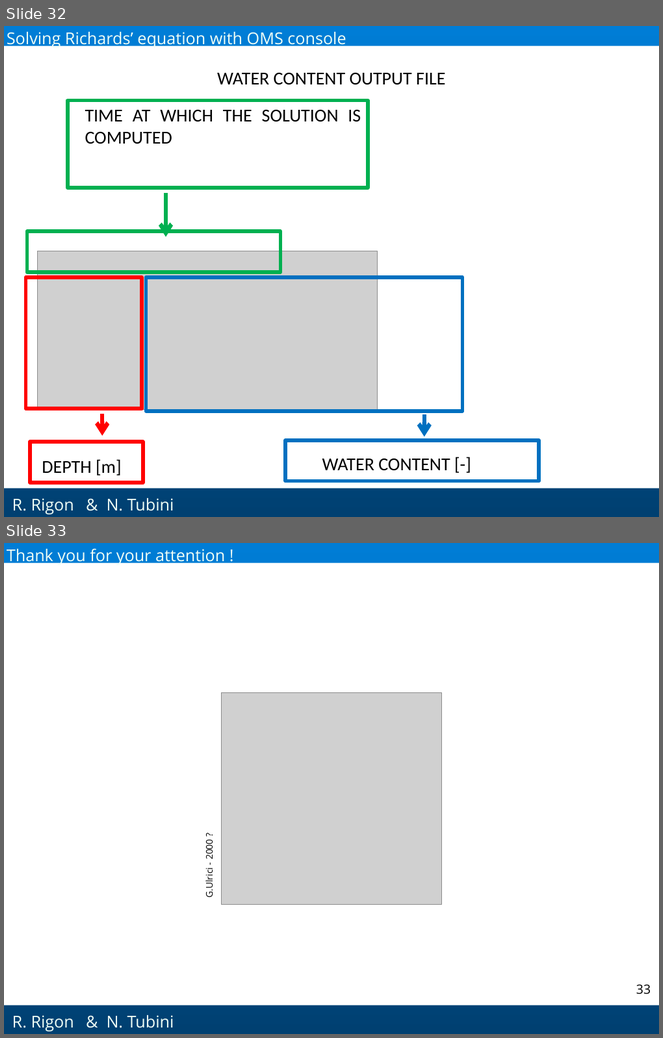
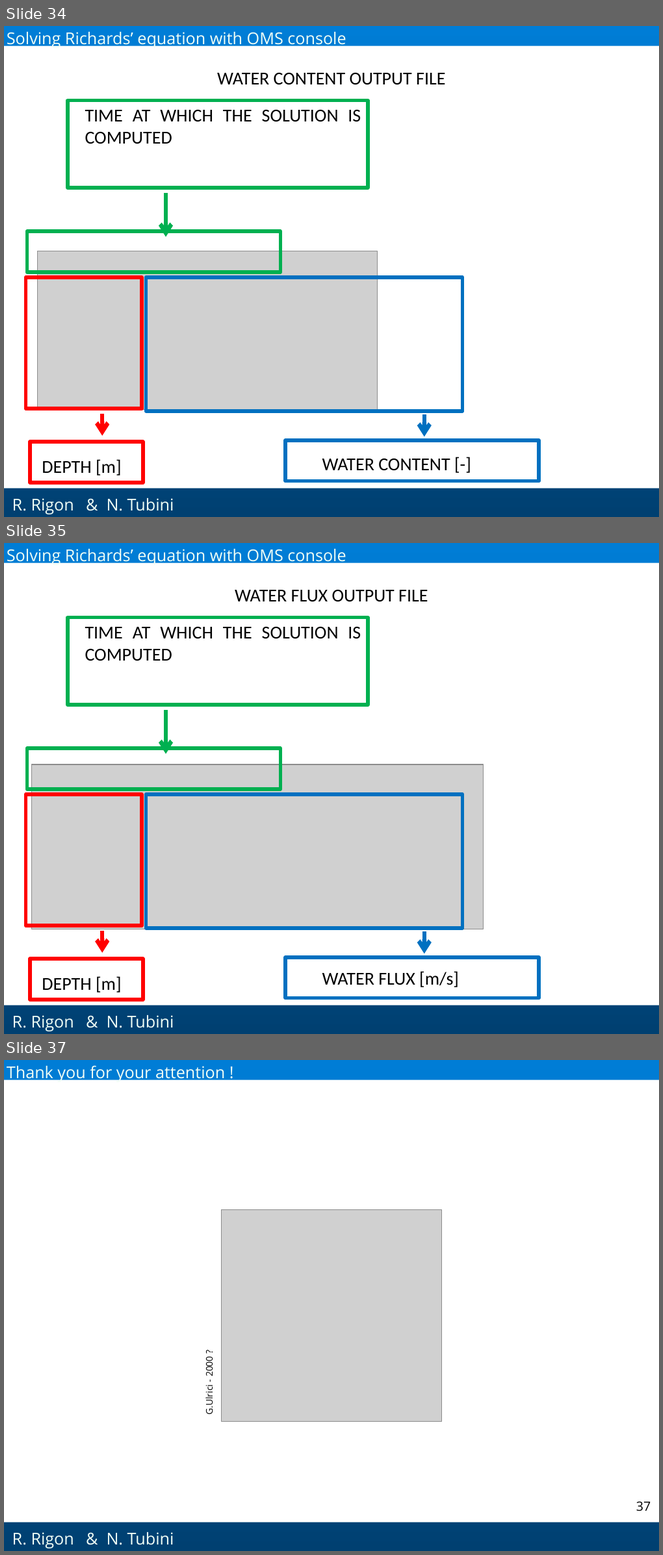
Before and after one commit to GEOframeOMSProjects/OMS_Project_Richards1D, a slide deck: Materials/Richards_English.pptx. Shown one above the other, each under a label of ours: slides 32 and 33 before the commit, slides 34, 35 and 37 after it; the slides between them are not shown. The pictures are 663x1038 and 663x1555 pixels, drawn with LibreOffice and Linux fonts; fonts in the diff are those of the drawing; grey boxes stand for pictures; background and template pictures are left out. Boxes give left, top, right and bottom in pixels: in the first picture for what was removed or moved away, otherwise in the second. Text is boxed around its words. In the diff, an @@ line names an element or a change of style, - is before the commit and + after.

Commit message:
Updated with the last modifications on the time step integration.

```diff
--- a/Materials/Richards_English.pptx
+++ b/Materials/Richards_English.pptx
@@ slide 35 added at box(4, 543, 659, 1034), background gradient #007DD6 to #004071; not listed: 2 template elements that a slide beside it also shows @@
@@ text added at box(7, 549, 346, 565), 18 pt, text #F1FEF6 @@
+Solving Richards’ equation with OMS console
@@ text added at box(235, 590, 428, 602), 20 pt, text #000000 @@
+WATER FLUX OUTPUT FILE
@@ rectangle added at box(68, 618, 367, 705), outline #00B050 4 pt @@
@@ text added at box(85, 626, 361, 661), 20 pt, text #000000 @@
+TIME AT WHICH THE SOLUTION IS COMPUTED
@@ arrow added from (166, 710) to (166, 754), #00B050 4.5 pt @@
@@ rectangle added at box(27, 749, 280, 789), outline #00B050 4 pt @@
@@ picture added at box(31, 765, 484, 929) @@
@@ rectangle added at box(25, 795, 142, 927), outline #FF0000 4 pt @@
@@ rectangle added at box(146, 795, 463, 928), outline #0070C0 4 pt @@
@@ arrow added from (102, 931) to (102, 953), #FF0000 4.5 pt @@
@@ arrow added from (425, 932) to (425, 954), #0070C0 4.5 pt @@
@@ rectangle added at box(29, 959, 143, 1000), outline #FF0000 4 pt @@
@@ rectangle added at box(285, 958, 540, 999), outline #0070C0 4 pt @@
@@ text added at box(322, 971, 459, 988), 20 pt, text #000000 @@
+WATER FLUX [m/s]
@@ text added at box(42, 977, 122, 993), 20 pt, text #000000 @@
+DEPTH [m]
@@ text added at box(107, 1016, 174, 1029), 18 pt, text #F1FEF6 @@
+& N. Tubini
@@ what was slide 32 is now slide 34 @@
@@ what was slide 33 is now slide 37 @@
@@ page number at box(636, 1502, 651, 1512): text changed @@
-33
+37
```
Also in this commit, not shown: 2 slides changed, 3 other slides added.
